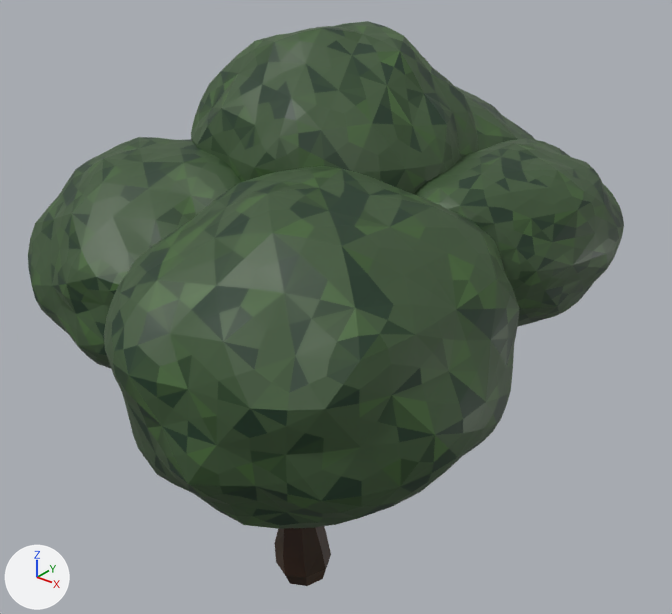
An edit to the Blender file Assets/modelo/tree 3.blend, drawn before and after from the same camera.
Both versions are drawn from a 50 mm lens placed at (31.3, -36.2, 41.6), pointed at (-0.8, 4.0, 16.7). Arrows for +X, +Y and +Z are at lower left; the lights stay in place.
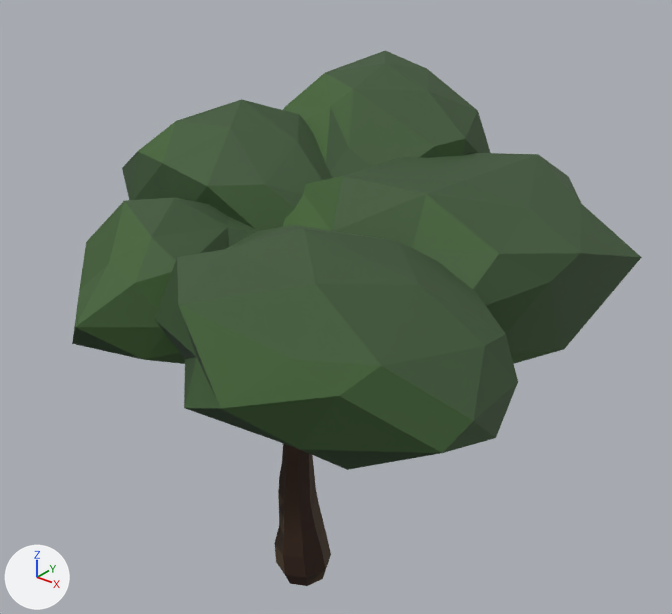
What differs and where, as boxes [x1, y1, x2, y2] in the pictures (672 x 614 px):
'Icosphere.005', deleted
    before: [28, 21, 624, 529]
'leaves', added
    after: [72, 50, 642, 470]

What changed in the scene script:
```text
Add mat_leaves:
    mat_leaves = bpy.data.materials.new('leaves')
    # nodes: BsdfPrincipled, Math, NewGeometry, ObjectInfo, OutputMaterial, ValToRGB
    # colours: dark green #1a3823, dark green #324e29, dark green #456835, dark green #3d5636
Add me_icosphere_003:
    me_icosphere_003.from_pydata(...)  # 210 vertices, 400 faces; spans x -1.18..2.54, y -2.8..2.44, z -1.19..1.34
    me_icosphere_003.materials.append(mat_leaves)
Remove ob_icosphere_005:
    ob_icosphere_005 = bpy.data.objects.new('Icosphere.005', me_icosphere_005)
    ob_icosphere_005.location = (-1.06, 4.2, 25.46)
Add ob_leaves:
    ob_leaves = bpy.data.objects.new('leaves', me_icosphere_003)
    ob_leaves.location = (-6.39, 2.59, 22.72)
    ob_leaves.scale = (8.73, 5.67, 5.67)
```
